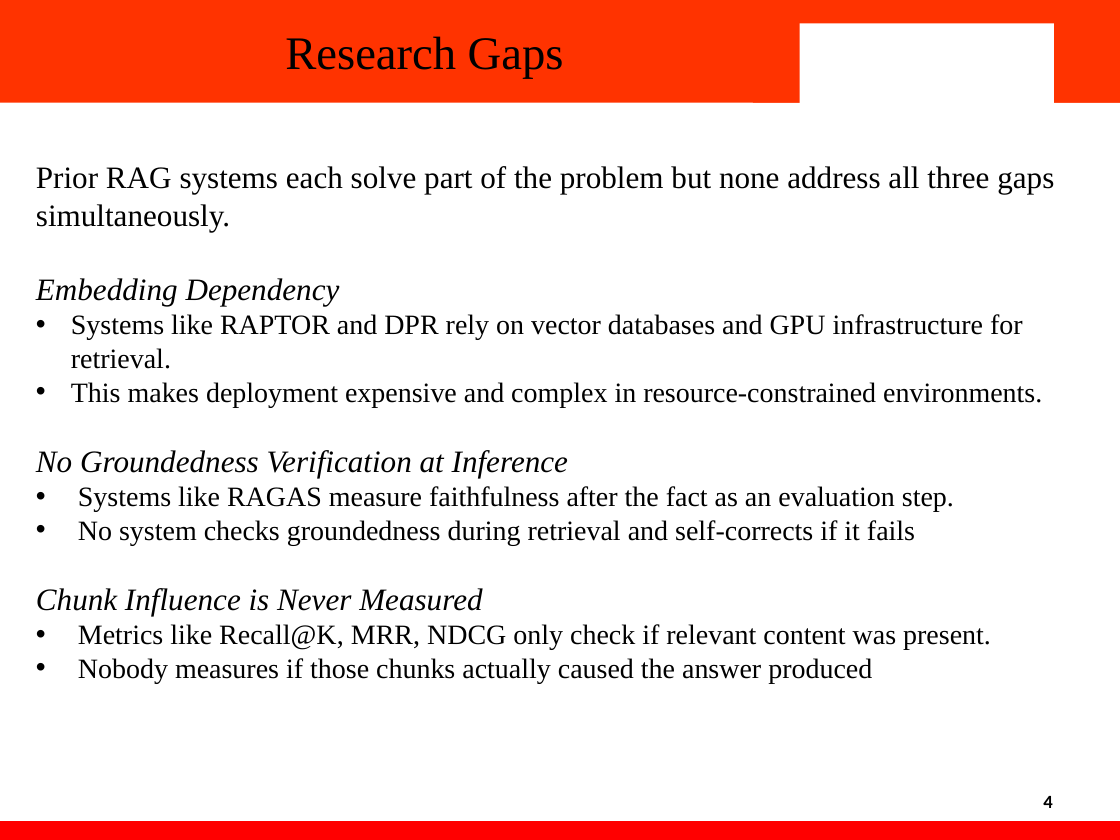
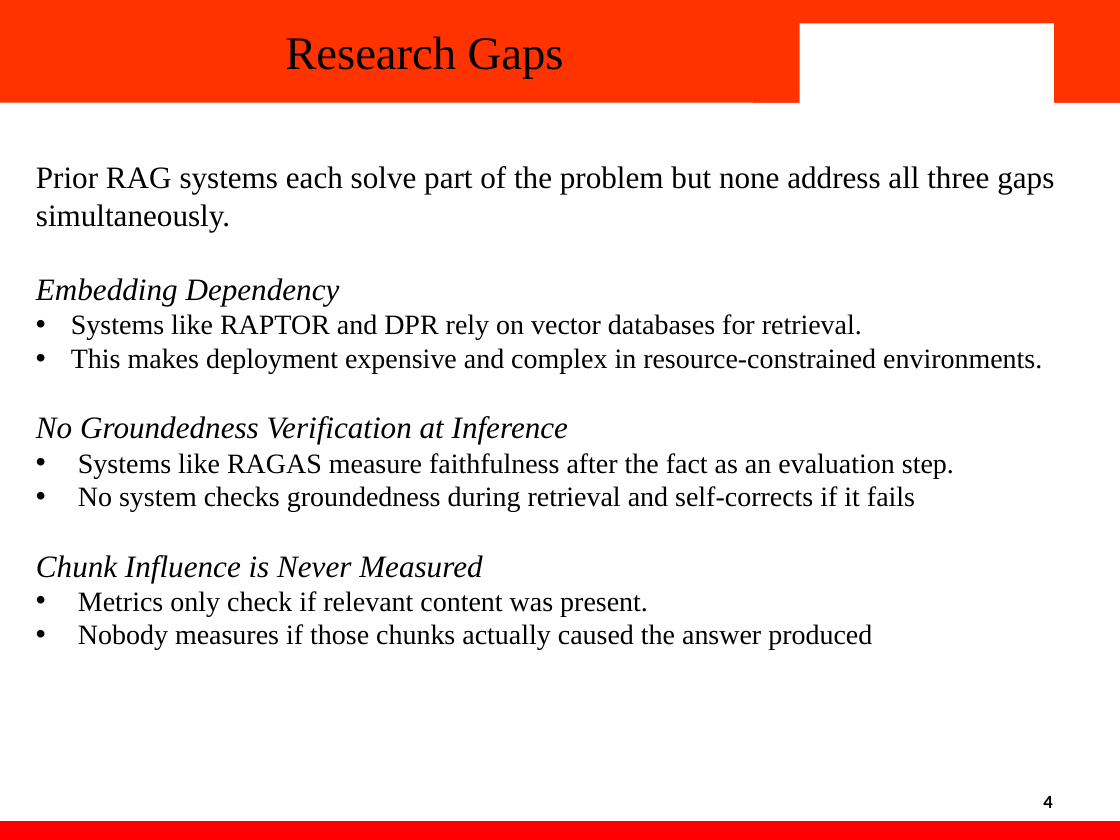
Before and after one commit to bhavikachopra76/Enterprise-Structured-RAG-with-Grounded-Evidence-Evaluation-2210990223-2210990221, a slide deck: slide 4 of report and ppt/IOHE_External_PPT_Updated.pptx. Drawn at 1120x840 pixels with LibreOffice and Linux fonts; fonts in the diff are those of the drawing; background and template pictures are left out. Boxes give left, top, right and bottom in pixels: in the first picture for what was removed or moved away, otherwise in the second. Text is boxed around its words. In the diff, an @@ line names an element or a change of style, - is before the commit and + after.

```diff
--- a/report and ppt/IOHE_External_PPT_Updated.pptx
+++ b/report and ppt/IOHE_External_PPT_Updated.pptx
@@ text at (71,314,862,340): text changed @@
-• Systems like RAPTOR and DPR rely on vector databases and GPU infrastructure for retrieval.
+• Systems like RAPTOR and DPR rely on vector databases for retrieval.
@@ text at (78,591,648,616): text changed @@
-• Metrics like Recall@K, MRR, NDCG only check if relevant content was present.
+• Metrics only check if relevant content was present.
```
Also in this commit, not shown: 2 other slides changed.
